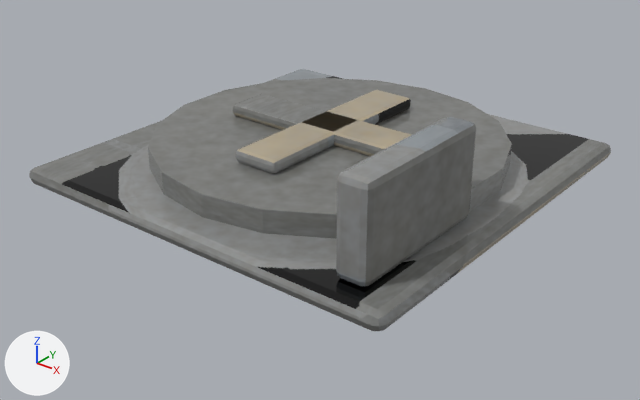
One commit to the glTF model game/assets/models/com_service_depot.glb: the scene before it, then after it.
Before and after are seen from a 50 mm camera at (2.28, -2.92, 1.64) aimed at (0.08, -0.16, -0.06). The axes (+X, +Y, +Z) are drawn at lower left. The lights are the same throughout. The older version comes first. Vertices at exactly the same position are counted once.

The scene before the commit, as lines of its bpy script (objects in view):
```python
me_cube = bpy.data.meshes.new('Cube')
me_cube.from_pydata(...)  # 260 vertices, 500 faces; spans x -0.95..0.95, y -0.95..0.95, z 0.0..0.48
me_cube.materials.append(mat_com_service_depot_baked)
ob_com_service_depot = bpy.data.objects.new('com_service_depot', me_cube)
ob_com_service_depot.location = (0.0, 0.0, 0.0)
```
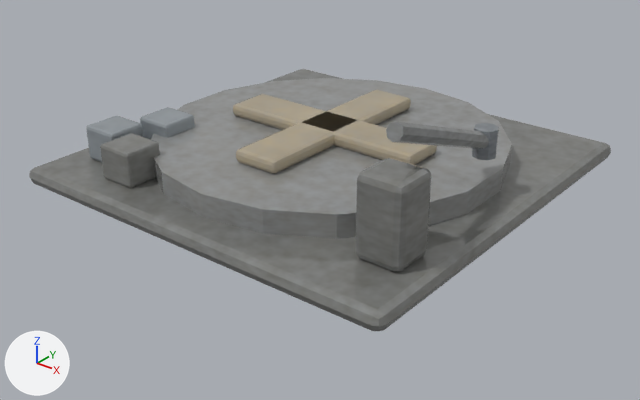
The change, as a diff of the scene's bpy script:
```diff
--- a/game/assets/models/com_service_depot.glb.py
+++ b/game/assets/models/com_service_depot.glb.py
@@ me_cube @@
 # used by ob_com_service_depot; location = (0.0, 0.0, 0.0)
-me_cube.from_pydata(...)  # 260 vertices, 500 faces; spans x -0.95..0.95, y -0.95..0.95, z 0.0..0.48
+me_cube.from_pydata(...)  # 460 vertices, 880 faces; spans x -0.95..0.95, y -0.95..0.95, z 0.0..0.59
+# me_cube part 1: a new loose piece, an 8-sided cylinder along z spanning x 0.7..0.8, y -0.01..0.09, z 0.26..0.38, in mat_com_service_depot_baked
+# me_cube part 2: a new loose piece of 56 vertices spanning x -0.81..-0.63, y -0.71..-0.53, z 0.08..0.24, in mat_com_service_depot_baked
+# me_cube part 3: a new loose piece of 56 vertices spanning x -0.59..-0.41, y -0.81..-0.63, z 0.08..0.24, in mat_com_service_depot_baked
+# me_cube part 4: a new loose piece of 56 vertices spanning x -0.71..-0.53, y -0.49..-0.31, z 0.08..0.24, in mat_com_service_depot_baked
+# me_cube part 5: a new loose piece of 16 vertices spanning x 0.71..0.79, y -0.62..0.06, z 0.29..0.59, in mat_com_service_depot_baked
+# me_cube part 6
+# 7 vertices in x 0.68..0.71, y -0.85..-0.82, z 0.08..0.11 move by (-0.03, 0.15, 0.0)
+# 7 vertices in x 0.68..0.71, y -0.85..-0.82, z 0.45..0.48 move by (-0.03, 0.15, -0.06)
+# 7 vertices in x 0.68..0.71, y -0.18..-0.15, z 0.08..0.11 move by (-0.03, -0.35, 0.0)
+# 7 vertices in x 0.68..0.71, y -0.18..-0.15, z 0.45..0.48 move by (-0.03, -0.35, -0.06)
+# 7 vertices in x 0.79..0.82, y -0.85..-0.82, z 0.08..0.11 move by (0.03, 0.15, 0.0)
+# 7 vertices in x 0.79..0.82, y -0.85..-0.82, z 0.45..0.48 move by (0.03, 0.15, -0.06)
+# 14 vertices move from x 0.79..0.82, y -0.18..-0.15, z 0.08..0.48 to x 0.82..0.85, y -0.53..-0.5, z 0.08..0.42
+# me_cube part 7: 482 kept faces spanning x -0.95..0.95, y -0.95..0.95, z 0.0..0.42 get new texture (UV) coordinates
 me_cube.materials.append(mat_com_service_depot_baked)
```

Changed parts and their boxes (x1, y1, x2, y2) in the pictures (640 x 400 px; the box of a moved part takes in the faces that stretch with it):
part 1 of me_cube, added
    after: (472, 123, 499, 160)
part 2 of me_cube, added
    after: (86, 116, 143, 162)
part 3 of me_cube, added
    after: (100, 133, 160, 188)
part 4 of me_cube, added
    after: (140, 107, 195, 139)
part 5 of me_cube, added
    after: (386, 122, 489, 149)
part 6 of me_cube, moved or reshaped
    before: (336, 117, 476, 286)
    after: (356, 158, 431, 271)
part 7 of me_cube, surface changed
    both: (59, 69, 610, 321)
